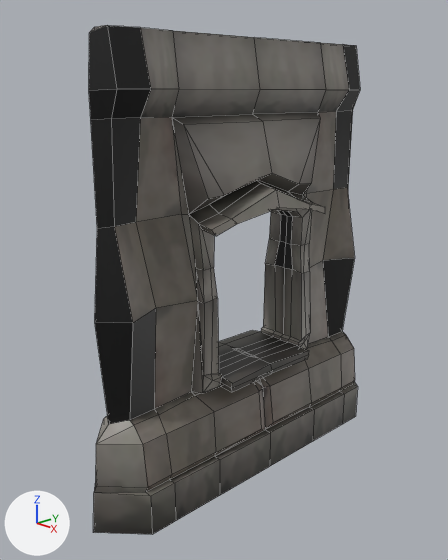
A saved change to the Blender file blender/castle_main.blend.
Camera for both pictures: a 50 mm lens placed at (4.18, -4.22, 3.55), pointed at (-0.11, -0.18, 1.76). The lights are fixed; the arrows at lower left show +X, +Y and +Z. Mesh edges are drawn as thin lines. The same objects are shown in both versions, whatever each file hides.

The first picture shows 'wall_3_window_stone'.
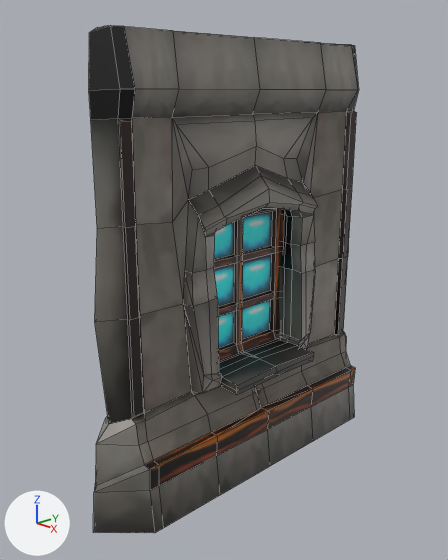
Where the change shows, as pixel boxes [x1, y1, x2, y2] in the pictures (448 x 560 px):
'wall_3_window_stone', reshaped
    before: [89, 25, 360, 534]
    after: [89, 25, 359, 533]
part 1 of me_grid_031, added
    after: [214, 209, 283, 361]
part 2 of me_grid_031, built on
    before: [89, 25, 360, 534]
    after: [89, 25, 359, 533]
part 3 of me_grid_031, surface changed (black to grey)
    before: [91, 111, 358, 496]
    after: [91, 119, 355, 490]

What the commit changed:
Picture 'atlas_2k_diff.png.023' (img_atlas_2k_diff_png_023) is new.
Material 'Material.020' (mat_material_020) is new.
Its texture is img_atlas_2k_diff_png_023.
me_grid_031 is used by ob_wall_3_window_stone; location (0.0, 0.0, 0.0).
me_grid_031 had 438 vertices, 460 faces and spanned x -0.44..0.43, y -1.88..1.88, z -0.21..4.01.
me_grid_031 now has 598 vertices, 594 faces and spans x -0.47..0.47, y -1.88..1.88, z -0.21..4.01.
me_grid_031 part 1: a new loose piece of 72 vertices spanning x -0.11..-0.04, y -0.61..0.61, z 0.95..2.5, in mat_material_020 (picture img_atlas_2k_diff_png_023).
Part 2, on me_grid_031:
10 faces are deleted.
14 vertices in x -0.33..-0.27, y -0.77..0.77, z 0.84..0.99 move by (-0.07, 0.0, 0.0).
12 vertices in x -0.42..-0.23, y -0.69..0.69, z 0.89..2.04 move by (-0.05, 0.0, 0.0).
8 vertices in x -0.17..0.23, y -1.53..0.65, z 1.74..4.01 move by (0.0, 0.03, 0.0).
8 vertices in x -0.35..0.39, y -1.52, z -0.2..1.74 move by (0.0, 0.02, 0.0).
7 vertices in x -0.35..0.39, y 1.52, z -0.2..1.74 move by (0.0, -0.02, 0.0).
7 vertices in x -0.44..-0.36, y -0.73..0.73, z 2.39..2.52 move by (-0.03, 0.0, -0.01).
141 vertices move from x -0.39..0.43, y -1.54..1.54, z -0.2..4.01 to x -0.43..0.47, y -1.5..1.5, z -0.2..4.01.
11 vertices are added at x 0.12..0.16, y -1.5..1.4, z 0.83..3.33.
5 new vertices lie (0.0, 0.1, 0.0) away from vertices in x 0.16, y -1.5..1.4, z 0.83..3.33.
26 new faces join them, mat_material_001 (picture img_atlas_2k_diff_png).
me_grid_031 part 3: 20 kept faces spanning x 0.0..0.36, y -1.74..1.74, z 0.22..3.35 get new texture (UV) coordinates.
me_grid_031 now uses material mat_material_020 (picture img_atlas_2k_diff_png_023).
